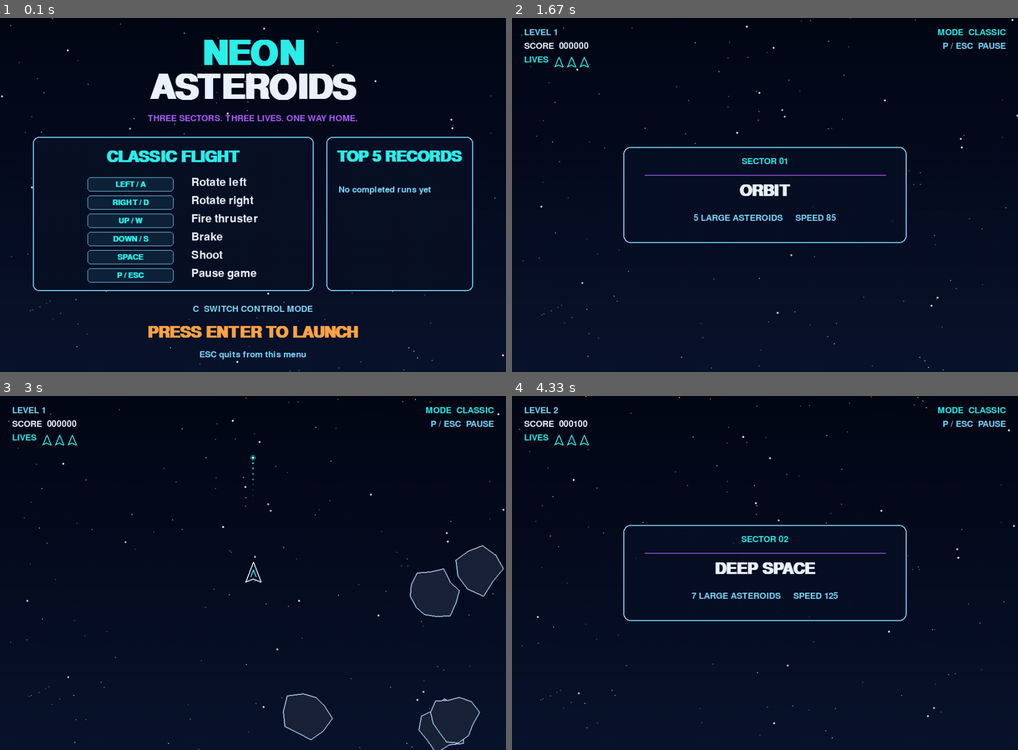
Above: before the commit, frames 1-4 (two rows, left to right).
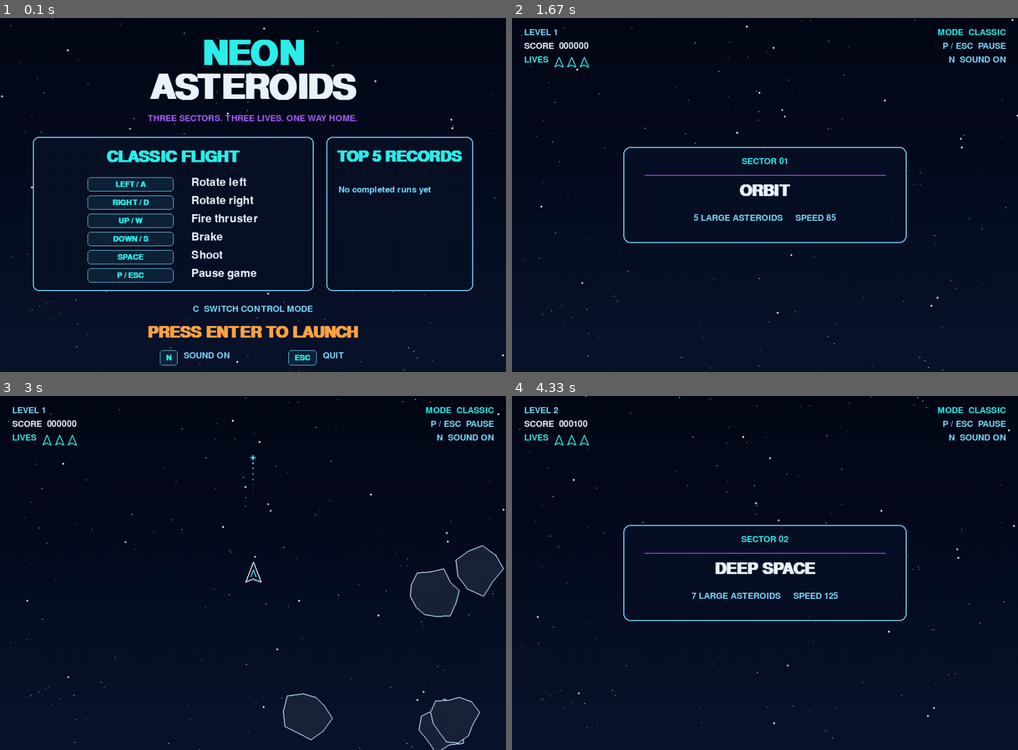
Above: after the commit, the same moments.

Repository: MarkArmstbowl/pygame-asteroids
Game: pygame game, started from main.py
Same seed, same stepped clock (60 frames per second), same inputs: the game is played once before the commit and once after it.
Inputs:
- Up to frame 1 (0.1 s): no input
- Up to frame 2 (1.67 s): tap Enter at 0.33 s; hold N 0.67-1.13 s; hold N 1.17-1.63 s
- Up to frame 3 (3 s): tap Space at 2.67 s
- Up to frame 4 (4.33 s): hold N 3-3.47 s; hold Right 3-3.47 s; tap Space at 3.07, 3.37, 3.57, 3.87, 4.07 s; hold Right 3.5-3.97 s; tap V at 3.65 s; hold N 4-4.3 s; hold Up 4-4.3 s

The runs differ from the first frame. In frame 1, 0.4% of the frame differs, in the area x 31-68%, y 93-99%; in frame 2, 0.1%; in frame 3, 0.1%; in frame 4, 0.1%.

Commit message:
Add different levels & game over sound track

Diff:
--- a/game.py
+++ b/game.py
@@ -24,6 +24,7 @@
     LEVELS,
     LEVEL_INTRO_TIME,
     LIGHT_BLUE,
+    MUSIC_VOLUMES,
     ORANGE,
     PLAYER_RADIUS,
     PURPLE,
@@ -44,7 +45,9 @@
 
     def __init__(self):
         pygame.init()
-        self.sounds = SoundManager(SOUND_ENABLED, SOUND_VOLUME)
+        self.sounds = SoundManager(
+            SOUND_ENABLED, SOUND_VOLUME, MUSIC_VOLUMES
+        )
         self.screen = pygame.display.set_mode(
             (SCREEN_WIDTH, SCREEN_HEIGHT),
             pygame.SCALED
@@ -154,6 +157,10 @@
                     self.handle_confirmation_key(event.key)
                     continue
 
+                if event.key == pygame.K_n:
+                    self.sounds.toggle()
+                    continue
+
                 if self.state == "title":
                     if event.key == pygame.K_RETURN:
                         self.start_game()
@@ -221,6 +228,7 @@
 
     def return_to_menu(self):
         """Leave the current run and return to the title screen."""
+        self.sounds.play_music(0)
         self.state = "title"
         self.paused = False
         self.confirm_action = None
@@ -255,6 +263,7 @@
 
         self.player.reset_position()
         self.level_message_timer = LEVEL_INTRO_TIME
+        self.sounds.play_music(self.level_index)
         self.sounds.play("level_start")
 
     def get_spawn_position(self):
@@ -384,6 +393,7 @@
                 )
                 self.lives -= 1
                 if self.lives <= 0:
+                    self.sounds.stop_music()
                     self.sounds.play("game_over")
                     self.state = "game_over"
                     self.record_current_score()
@@ -396,6 +406,7 @@
         """Advance to the next level or show the victory screen."""
         if self.level_index == len(LEVELS) - 1:
             self.sounds.play("win")
+            self.sounds.soften_music()
             self.state = "win"
             self.record_current_score()
         else:
@@ -565,6 +576,11 @@
         pause_surface = self.small_font.render(
             "P / ESC  PAUSE", True, LIGHT_BLUE
         )
+        sound_surface = self.small_font.render(
+            "N  " + self._sound_status_text(),
+            True,
+            LIGHT_BLUE
+        )
         right_edge = SCREEN_WIDTH - 24
         self.screen.blit(
             mode_surface,
@@ -574,6 +590,10 @@
             pause_surface,
             (right_edge - pause_surface.get_width(), 47)
         )
+        self.screen.blit(
+            sound_surface,
+            (right_edge - sound_surface.get_width(), 74)
+        )
 
     def draw_title_screen(self):
         """Draw the title, aligned controls, and local records."""
@@ -616,11 +636,12 @@
             ORANGE,
             607
         )
-        self.draw_centered_text(
-            "ESC quits from this menu",
-            self.small_font,
-            LIGHT_BLUE,
-            657
+        self.draw_shortcut(
+            "N", self._sound_status_text(), 385, 657,
+            LIGHT_BLUE
+        )
+        self.draw_shortcut(
+            "ESC", "QUIT", 625, 657, LIGHT_BLUE
         )
 
     def draw_pause_screen(self):
@@ -650,11 +671,15 @@
             "C", "SWITCH MODE", panel.centerx + 180, 477
         )
         self.draw_shortcut(
-            "M", "MAIN MENU", panel.centerx - 180, 535,
+            "M", "MAIN MENU", panel.centerx - 240, 535,
             LIGHT_BLUE
         )
         self.draw_shortcut(
-            "Q", "QUIT", panel.centerx + 180, 535,
+            "N", self._sound_status_text(), panel.centerx, 535,
+            LIGHT_BLUE
+        )
+        self.draw_shortcut(
+            "Q", "QUIT", panel.centerx + 240, 535,
             LIGHT_BLUE
         )
 
@@ -749,6 +774,16 @@
             "M", "MAIN MENU", panel.centerx + 175, 475,
             LIGHT_BLUE
         )
+        self.draw_shortcut(
+            "N", self._sound_status_text(), panel.centerx, 525,
+            LIGHT_BLUE
+        )
+
+    def _sound_status_text(self):
+        """Return the short sound label used by menus and the HUD."""
+        if self.sounds.is_sound_on():
+            return "SOUND ON"
+        return "SOUND OFF"
 
     def _draw_level_intro(self):
         """Draw a fading information card at the start of each level."""
--- a/settings.py
+++ b/settings.py
@@ -10,6 +10,8 @@
 # Sounds are deliberately quiet and can be disabled without changing gameplay.
 SOUND_ENABLED = True
 SOUND_VOLUME = 0.22
+# Each level has its own quiet background-music volume.
+MUSIC_VOLUMES = [0.08, 0.07, 0.06]
 
 # Testing shortcut: press V during a game to skip the current level.
 # Change this to False before submitting the final version.
--- a/sound.py
+++ b/sound.py
@@ -1,19 +1,34 @@
-"""Quiet, original sound effects generated when the game starts."""
+"""Play generated sound effects and bundled background music."""
 
 import math
+import os
 import struct
 
 import pygame
 
 
 class SoundManager:
-    """Create and play small retro sounds without external audio files."""
-
-    SAMPLE_RATE = 22050
-
-    def __init__(self, enabled, volume):
+    """Manage generated sound effects and bundled background music."""
+
+    SAMPLE_RATE = 44100
+
+    def __init__(self, enabled, effects_volume, music_volumes):
         self.enabled = False
+        self.muted = True
         self.sounds = {}
+        self.music_loaded = False
+        self.current_track = None
+        self.music_volumes = [
+            max(0, min(1, volume)) for volume in music_volumes
+        ]
+        music_directory = os.path.join(
+            os.path.dirname(__file__), "assets", "music"
+        )
+        self.music_paths = [
+            os.path.join(music_directory, "ambient_loop.ogg"),
+            os.path.join(music_directory, "level_2_space_arp.ogg"),
+            os.path.join(music_directory, "level_3_space_battle.ogg"),
+        ]
 
         if not enabled:
             return
@@ -24,7 +39,7 @@
             pygame.mixer.init(
                 frequency=self.SAMPLE_RATE,
                 size=-16,
-                channels=1,
+                channels=2,
                 buffer=512
             )
             self.sounds = {
@@ -35,10 +50,12 @@
                 "player_hit": self._make_sweep(180, 45, 0.24, 0.46),
                 "level_start": self._make_sweep(360, 620, 0.20, 0.28),
                 "win": self._make_sweep(420, 900, 0.42, 0.30),
-                "game_over": self._make_sweep(300, 90, 0.38, 0.34),
+                "game_over": self._make_death_sound(),
             }
-            self.set_volume(volume)
+            self.set_effects_volume(effects_volume)
             self.enabled = True
+            self.muted = False
+            self.play_music(0)
         except (pygame.error, ValueError):
             # The game remains fully playable without an audio device.
             self.sounds = {}
@@ -61,19 +78,120 @@
             fade_out = (1 - progress) ** 2
             fade_in = min(1, index / (self.SAMPLE_RATE * 0.008))
             sample = math.sin(phase) * fade_in * fade_out * strength
-            sound_data.extend(struct.pack("<h", round(sample * 32767)))
+            sample_value = round(sample * 32767)
+            sound_data.extend(struct.pack("<hh", sample_value, sample_value))
 
         return pygame.mixer.Sound(buffer=bytes(sound_data))
 
-    def set_volume(self, volume):
+    def _make_death_sound(self):
+        """Create a longer falling arcade sound for game over."""
+        duration = 0.9
+        sample_count = round(self.SAMPLE_RATE * duration)
+        sound_data = bytearray()
+        phase = 0
+
+        for index in range(sample_count):
+            progress = index / sample_count
+            wobble = math.sin(progress * math.tau * 9) * 32
+            frequency = 460 - (380 * progress) + wobble
+            phase += math.tau * frequency / self.SAMPLE_RATE
+
+            fade_in = min(1, index / (self.SAMPLE_RATE * 0.01))
+            fade_out = (1 - progress) ** 0.7
+            sample = math.sin(phase) * fade_in * fade_out * 0.48
+            sample_value = round(sample * 32767)
+            sound_data.extend(struct.pack("<hh", sample_value, sample_value))
+
+        return pygame.mixer.Sound(buffer=bytes(sound_data))
+
+    def set_effects_volume(self, volume):
         """Set one quiet master volume for every generated sound."""
         safe_volume = max(0, min(1, volume))
         for sound in self.sounds.values():
             sound.set_volume(safe_volume)
 
+    def play_music(self, track_index):
+        """Switch to the looping music selected for one game level."""
+        if not self.enabled:
+            return
+
+        safe_index = max(0, min(len(self.music_paths) - 1, track_index))
+        target_volume = self.music_volumes[safe_index]
+
+        try:
+            if (
+                    safe_index == self.current_track
+                    and self.music_loaded
+                    and pygame.mixer.music.get_busy()):
+                volume = 0 if self.muted else target_volume
+                pygame.mixer.music.set_volume(volume)
+                return
+
+            pygame.mixer.music.load(self.music_paths[safe_index])
+            pygame.mixer.music.set_volume(
+                0 if self.muted else target_volume
+            )
+            pygame.mixer.music.play(-1, fade_ms=800)
+            self.current_track = safe_index
+            self.music_loaded = True
+        except (pygame.error, OSError):
+            self.music_loaded = False
+
+    def soften_music(self):
+        """Lower the music behind the victory screen."""
+        if self.enabled and self.music_loaded:
+            try:
+                if not self.muted:
+                    current_volume = self.music_volumes[
+                        self.current_track
+                    ]
+                    pygame.mixer.music.set_volume(current_volume * 0.45)
+            except pygame.error:
+                self.music_loaded = False
+
+    def stop_music(self):
+        """Stop the current background track until music starts again."""
+        if not self.enabled:
+            return
+
+        try:
+            pygame.mixer.music.stop()
+        except pygame.error:
+            pass
+
+        self.music_loaded = False
+        self.current_track = None
+
+    def toggle(self):
+        """Turn all music and sound effects on or off."""
+        if not self.enabled:
+            return False
+
+        self.muted = not self.muted
+        try:
+            if self.muted:
+                pygame.mixer.stop()
+                pygame.mixer.music.set_volume(0)
+            elif self.music_loaded:
+                pygame.mixer.music.set_volume(
+                    self.music_volumes[self.current_track]
+                )
+        except pygame.error:
+            self.enabled = False
+            self.muted = True
+            return False
+        return not self.muted
+
+    def is_sound_on(self):
+        """Return True when audio is available and not muted."""
+        return self.enabled and not self.muted
+
     def play(self, sound_name):
         """Play a sound when audio is available on this computer."""
-        if not self.enabled or sound_name not in self.sounds:
+        if (
+                not self.enabled
+                or self.muted
+                or sound_name not in self.sounds):
             return
 
         try:
Not shown, changed: README.md
Not shown, added: assets/music/LICENSE.txt
Not shown, changed: .pylintrc
Not shown, added: assets/music/ambient_loop.ogg
Not shown, added: assets/music/level_2_space_arp.ogg
Not shown, added: assets/music/level_3_space_battle.ogg
